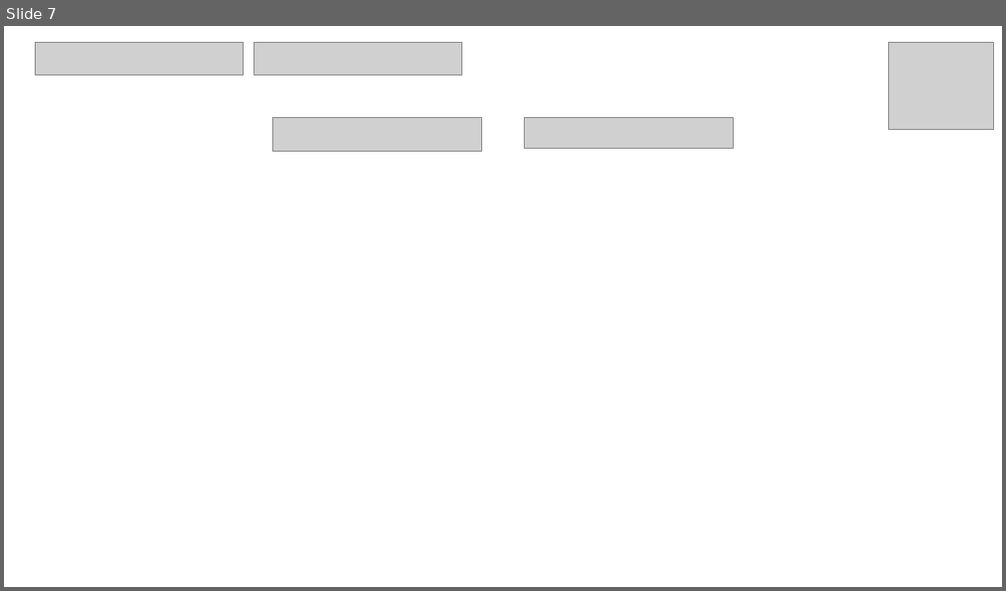
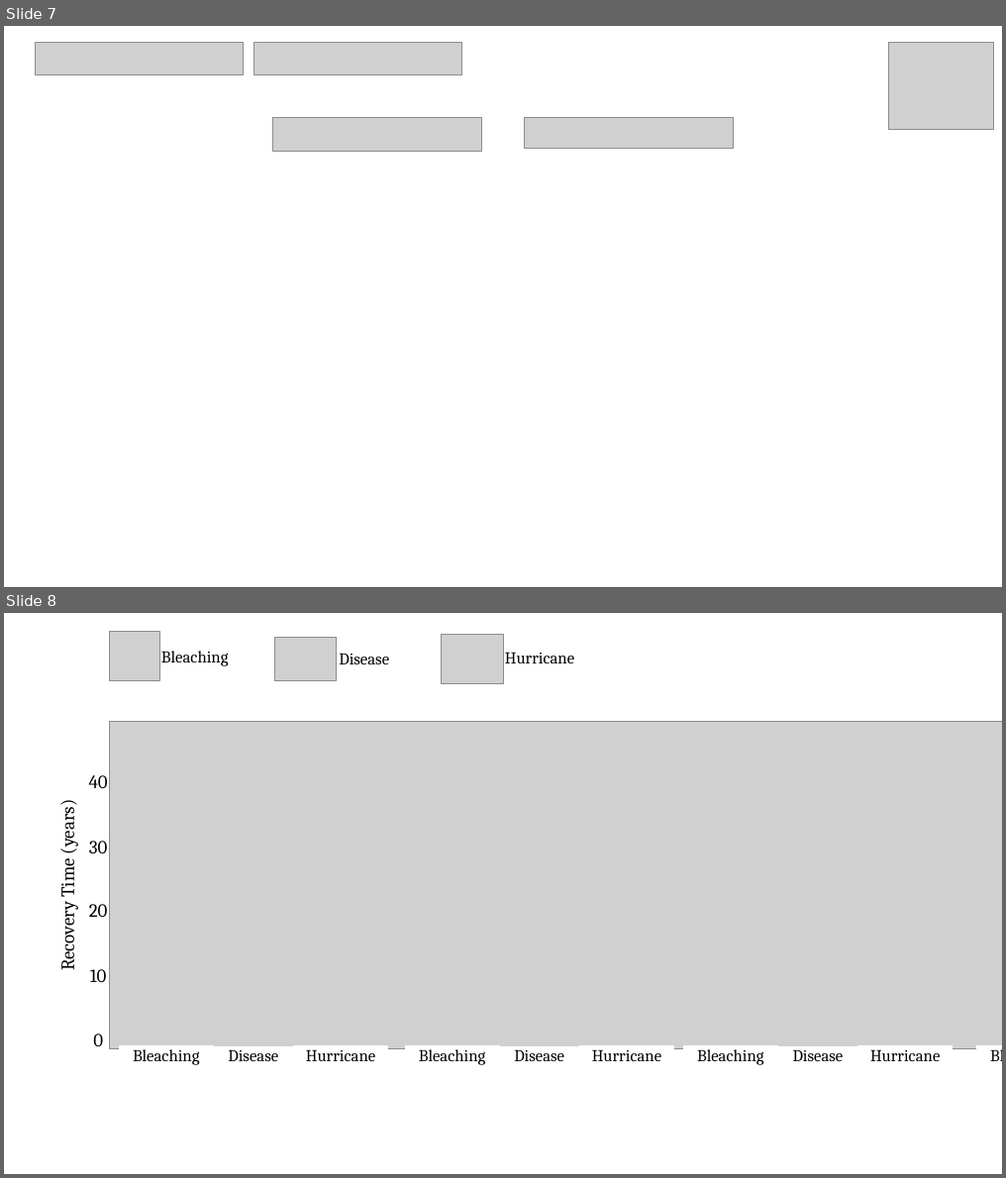
Before and after one commit to d3vynn/MBIO740_AMD, a slide deck: output/Figures/Figs.pptx. Shown one above the other, each under a label of ours: slide 7 before the commit, slides 7 and 8 after it. The pictures are 1006x591 and 1006x1178 pixels, drawn with LibreOffice and Linux fonts; fonts in the diff are those of the drawing; grey boxes stand for pictures. Boxes give left, top, right and bottom in pixels: in the first picture for what was removed or moved away, otherwise in the second. Text is boxed around its words. In the diff, an @@ line names an element or a change of style, - is before the commit and + after.

```diff
--- a/output/Figures/Figs.pptx
+++ b/output/Figures/Figs.pptx
@@ slide 8 added at bbox=[4, 613, 1002, 1174], background #FFFFFF @@
@@ picture added at bbox=[110, 632, 159, 681] @@
@@ picture added at bbox=[274, 637, 336, 681] @@
@@ picture added at bbox=[441, 634, 503, 684] @@
@@ rectangle added at bbox=[148, 649, 242, 665], fill #FFFFFF, outline #FFFFFF 1 pt, 16 pt, text #000000 @@
+Bleaching
@@ rectangle added at bbox=[322, 651, 408, 666], fill #FFFFFF, outline #FFFFFF 1 pt, 16 pt, text #000000 @@
+Disease
@@ rectangle added at bbox=[493, 649, 587, 666], fill #FFFFFF, outline #FFFFFF 1 pt, 16 pt, text #000000 @@
+Hurricane
@@ picture added at bbox=[110, 722, 1002, 1049] @@
@@ rectangle added at bbox=[50, 757, 83, 1014], fill #FFFFFF, outline #FFFFFF 1 pt, 18 pt, text #000000 @@
+Recovery Time (years)
@@ rectangle added at bbox=[73, 775, 124, 786], fill #FFFFFF, outline #FFFFFF 1 pt, 18 pt, text #000000 @@
+40
@@ rectangle added at bbox=[73, 841, 124, 852], fill #FFFFFF, outline #FFFFFF 1 pt, 18 pt, text #000000 @@
+30
@@ rectangle added at bbox=[73, 904, 124, 916], fill #FFFFFF, outline #FFFFFF 1 pt, 18 pt, text #000000 @@
+20
@@ rectangle added at bbox=[73, 970, 124, 981], fill #FFFFFF, outline #FFFFFF 1 pt, 18 pt, text #000000 @@
+10
@@ rectangle added at bbox=[73, 1035, 124, 1046], fill #FFFFFF, outline #FFFFFF 1 pt, 18 pt, text #000000 @@
+0
@@ rectangle added at bbox=[119, 1047, 214, 1063], fill #FFFFFF, outline #FFFFFF 1 pt, 16 pt, text #000000 @@
+Bleaching
@@ rectangle added at bbox=[211, 1048, 297, 1062], fill #FFFFFF, outline #FFFFFF 1 pt, 16 pt, text #000000 @@
+Disease
@@ rectangle added at bbox=[294, 1047, 388, 1063], fill #FFFFFF, outline #FFFFFF 1 pt, 16 pt, text #000000 @@
+Hurricane
@@ rectangle added at bbox=[405, 1047, 500, 1063], fill #FFFFFF, outline #FFFFFF 1 pt, 16 pt, text #000000 @@
+Bleaching
@@ rectangle added at bbox=[497, 1048, 583, 1062], fill #FFFFFF, outline #FFFFFF 1 pt, 16 pt, text #000000 @@
+Disease
@@ rectangle added at bbox=[580, 1047, 674, 1063], fill #FFFFFF, outline #FFFFFF 1 pt, 16 pt, text #000000 @@
+Hurricane
@@ rectangle added at bbox=[684, 1047, 778, 1063], fill #FFFFFF, outline #FFFFFF 1 pt, 16 pt, text #000000 @@
+Bleaching
@@ rectangle added at bbox=[775, 1048, 861, 1062], fill #FFFFFF, outline #FFFFFF 1 pt, 16 pt, text #000000 @@
+Disease
@@ rectangle added at bbox=[858, 1047, 952, 1063], fill #FFFFFF, outline #FFFFFF 1 pt, 16 pt, text #000000 @@
+Hurricane
@@ rectangle added at bbox=[976, 1047, 1002, 1063], fill #FFFFFF, outline #FFFFFF 1 pt, 16 pt, text #000000 @@
+Bleaching
```
Also in this commit, not shown: 3 other slides added, 7 slides removed, 56 other files.
